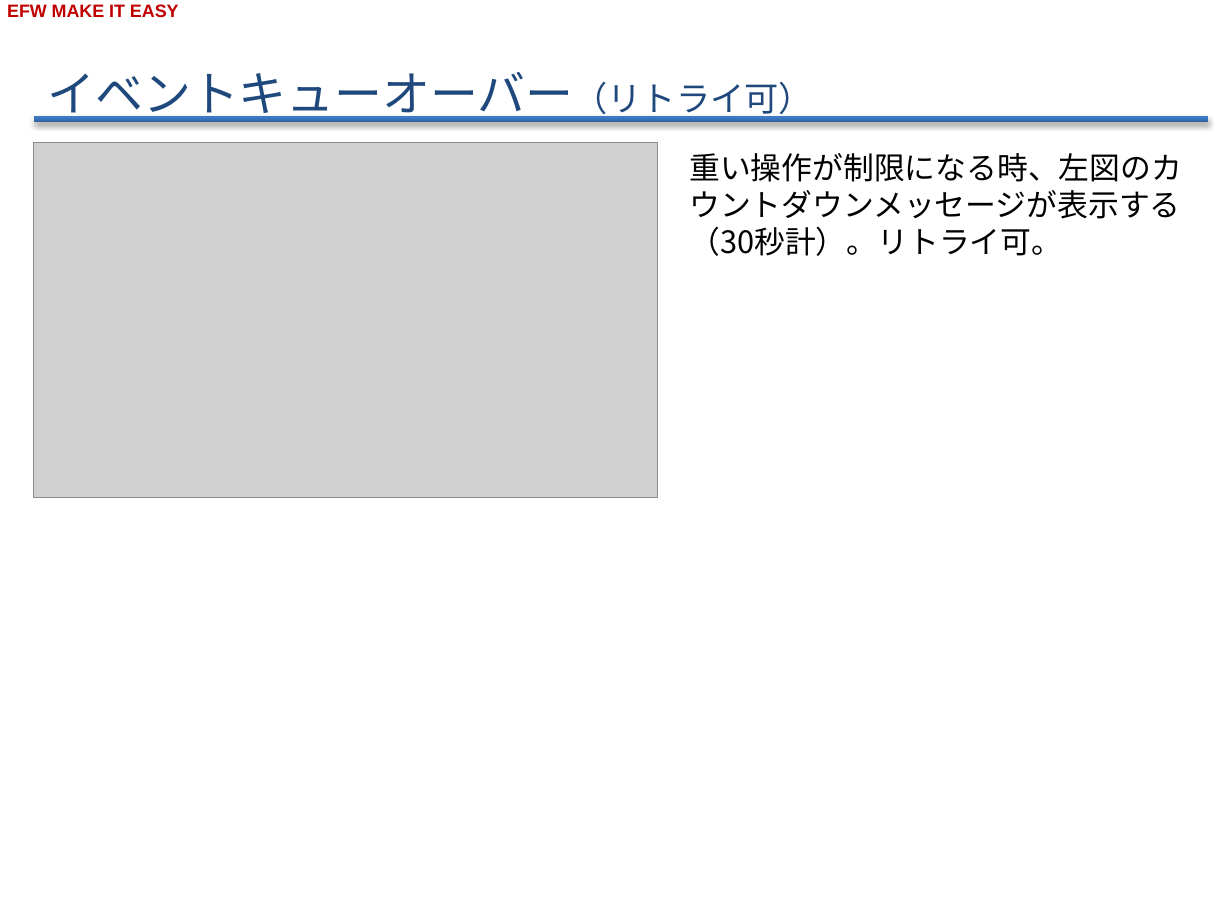
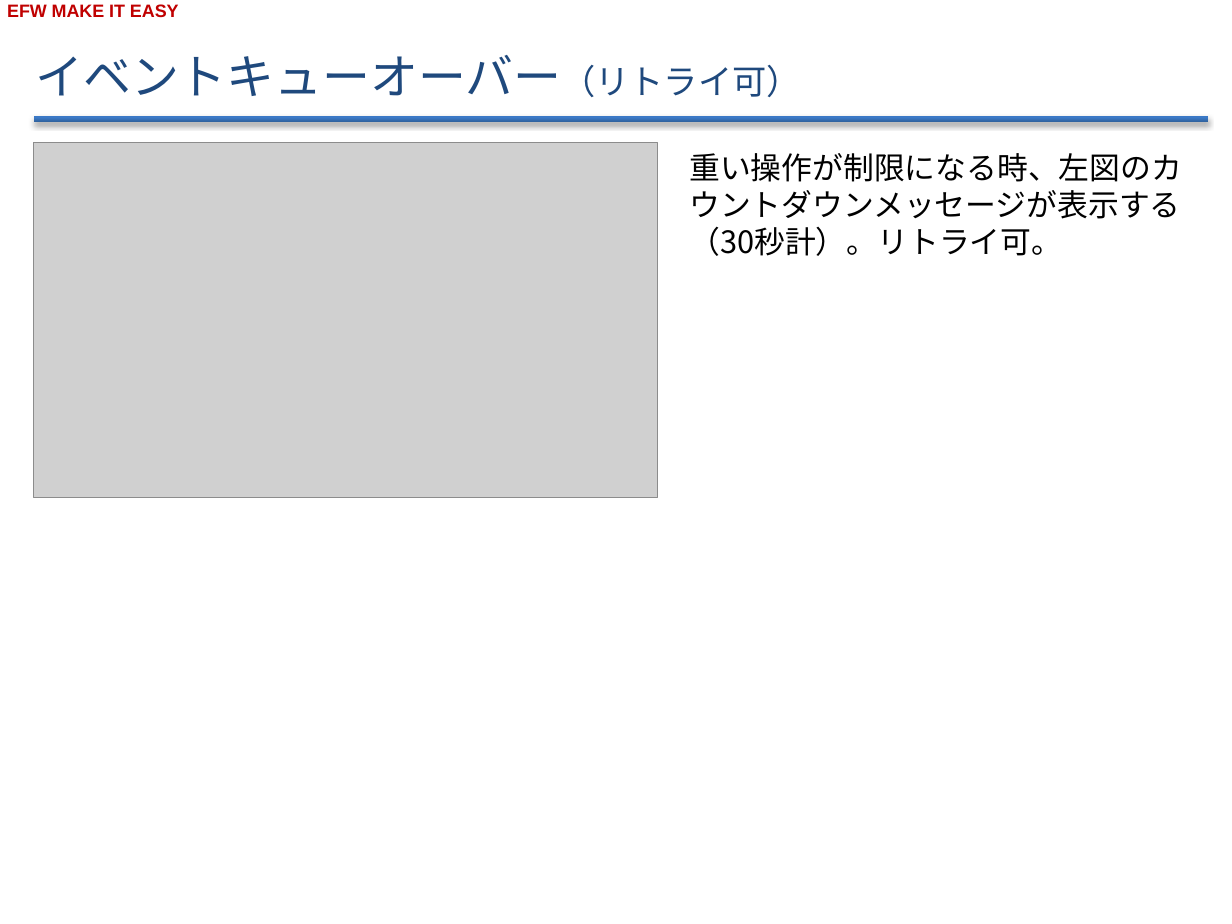
Before and after one commit to efwGrp/efw4_online_ppt, a slide deck: slide 6 of EFW高負荷対応のTomcat Efw環境構築v0.3.pptx. Drawn at 1232x924 pixels with LibreOffice and Linux fonts; fonts in the diff are those of the drawing; grey boxes stand for pictures; background and template pictures are left out. Boxes give left, top, right and bottom in pixels: in the first picture for what was removed or moved away, otherwise in the second. Text is boxed around its words. In the diff, an @@ line names an element or a change of style, - is before the commit and + after.

```diff
--- a/EFW高負荷対応のTomcat Efw環境構築v0.3.pptx
+++ b/EFW高負荷対応のTomcat Efw環境構築v0.3.pptx
@@ text "イベントキューオーバー（リトライ可）" rewrapped from box(48, 72, 813, 123) to box(35, 55, 801, 97) @@
```
Also in this commit, not shown: 5 other slides changed, 33 other files.
